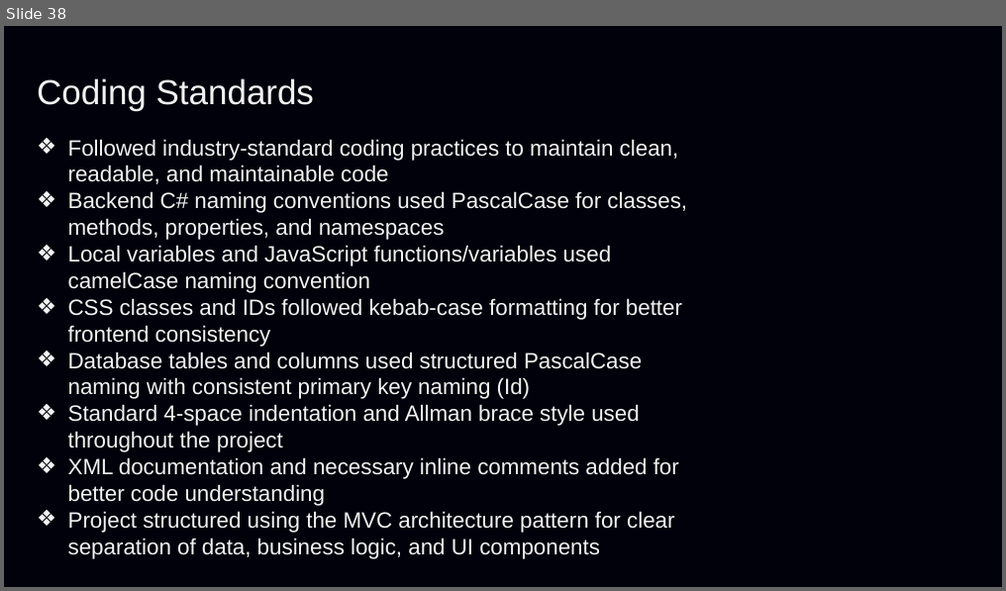
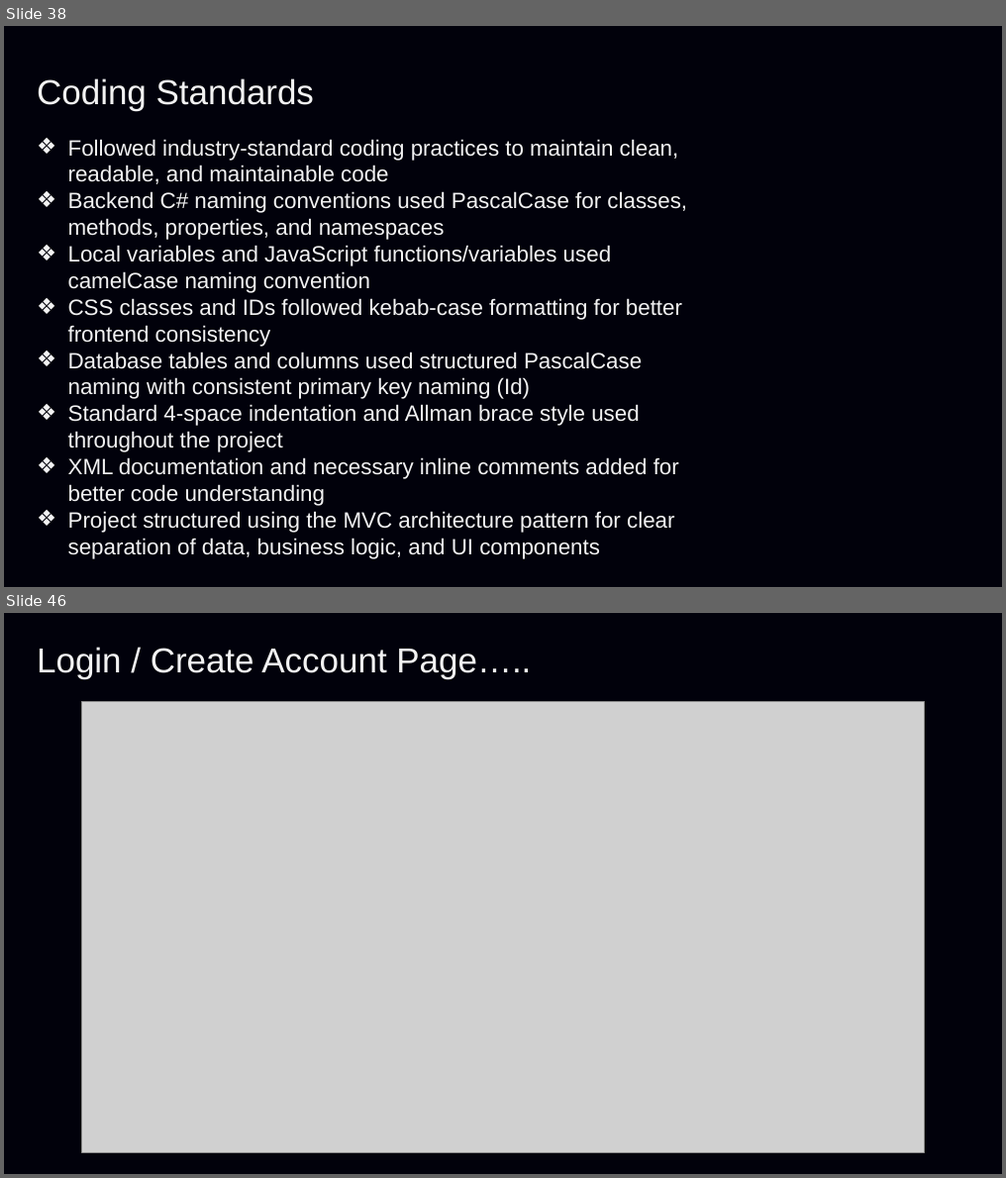
Before and after one commit to Purvarajsinh39/Portify-Automated-Portfolio-Generator, a slide deck: Documentation/Portify.pptx. Shown one above the other, each under a label of ours: slide 38 before the commit, slides 38 and 46 after it; the slides between them are not shown. The pictures are 1006x591 and 1006x1178 pixels, drawn with LibreOffice and Linux fonts; fonts in the diff are those of the drawing; grey boxes stand for pictures; background and template pictures are left out. Boxes give left, top, right and bottom in pixels: in the first picture for what was removed or moved away, otherwise in the second. Text is boxed around its words. In the diff, an @@ line names an element or a change of style, - is before the commit and + after.

```diff
--- a/Documentation/Portify.pptx
+++ b/Documentation/Portify.pptx
@@ slide 46 added at (4,613,1002,1174), background picture (left out) @@
@@ text added at (37,647,531,679), 25 pt, text #F2F2F2 @@
+Login / Create Account Page…..
@@ picture added at (82,702,924,1153) @@
```
Also in this commit, not shown: 3 slides changed, 23 other slides added, 37 other files.
